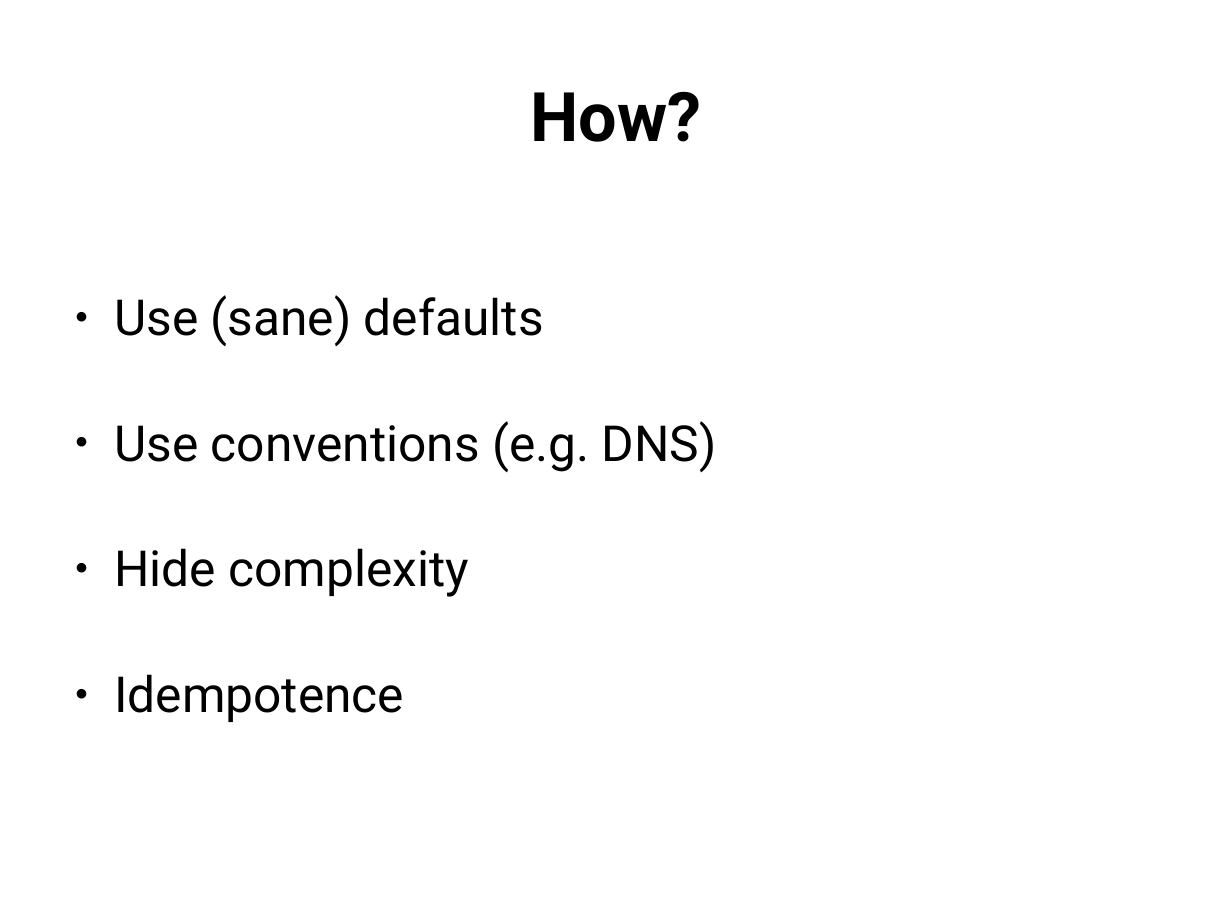
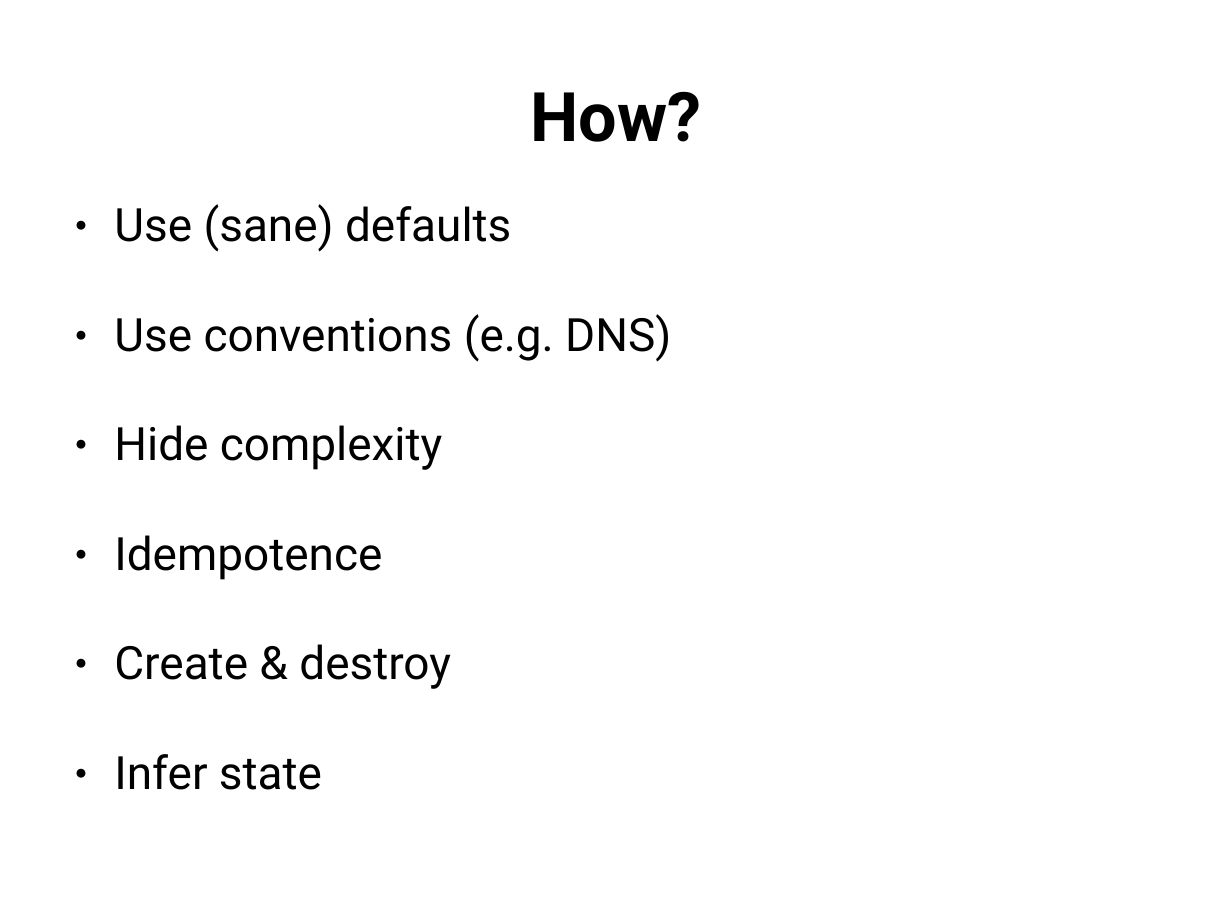
Before and after one commit to lipanski/ansible-custom-modules-demo, a slide deck: slide 23 of slides/custom-modules.odp. Drawn at 1232x924 pixels with LibreOffice and Linux fonts; fonts in the diff are those of the drawing. Boxes give left, top, right and bottom in pixels: in the first picture for what was removed or moved away, otherwise in the second. Text is boxed around its words. In the diff, an @@ line names an element or a change of style, - is before the commit and + after.

Commit message:
And again...

```diff
--- a/slides/custom-modules.odp
+++ b/slides/custom-modules.odp
@@ text at (114,204,671,580): size 32 to 29.6 pt in "Use (sane) defaults", "Use conventions (e.g. DNS)", "Hide complexity", "Idempotence"; line spacing 1.15 to 0.95 @@
@@ text at (114,644,451,790): paragraphs added @@
+● Create & destroy
+● Infer state
```
